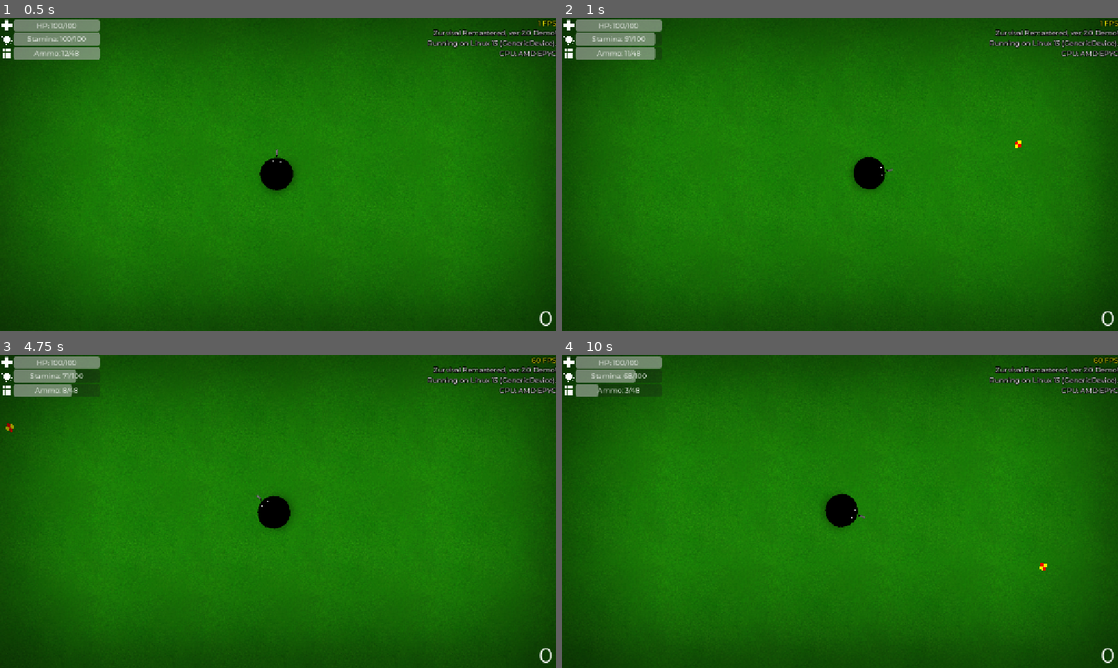
Above: before the commit, frames 1-4 (two rows, left to right).
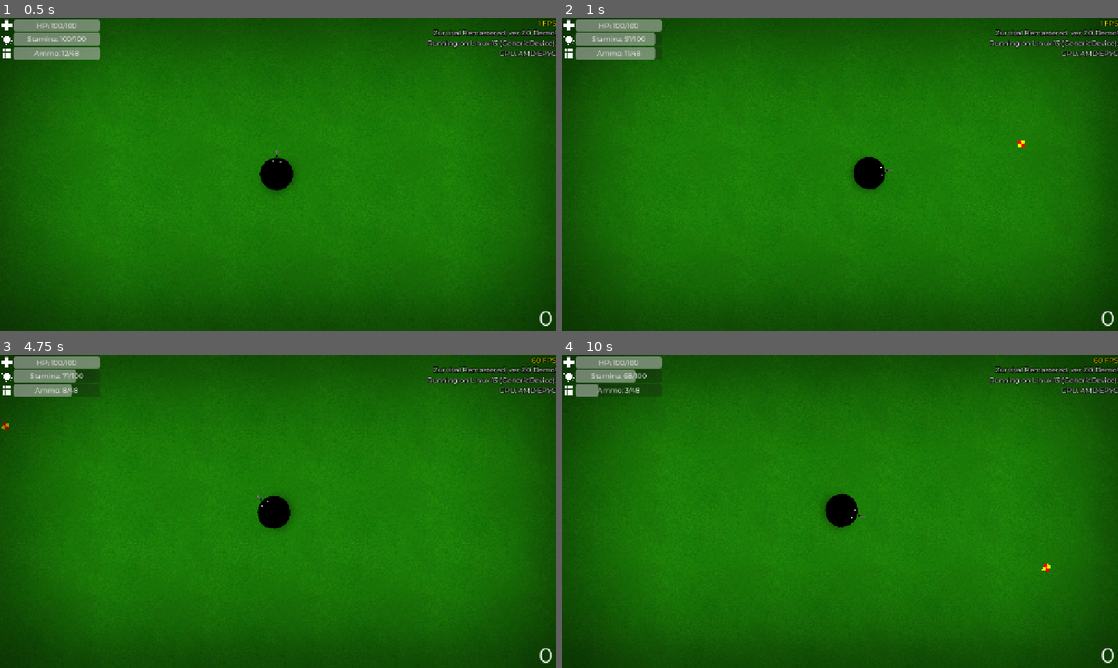
Above: after the commit, the same moments.

Repository: klodskateam/zurvival-remastered
Game: Godot game, scene res://game.tscn
Two runs of this game, one before a commit and one after it. Both use one fixed random seed, a clock stepped at 60 frames per second and the inputs below. This scene is started directly instead of the project's main scene.
Inputs (mouse positions are in pixels of both pictures, inside the frame that each line leads up to):
- Up to frame 1 (0.5 s): no input
- Up to frame 2 (1 s): move the mouse to (962, 158) at 0.52 s; hold D (right) from 0.53 s (still down); hold Shift (run) from 0.53 s (still down); click (962, 158) at 0.67 s
- Up to frame 3 (4.75 s): release D (right) at 1.25 s; release Shift (run) at 1.25 s; drag from (166, 527) to (250, 574) at 1.27 s; move the mouse to (333, 442) at 2.02 s; hold D (right) 2.03-2.75 s; hold Shift (run) 2.03-2.75 s; drag from (250, 574) to (111, 464) at 2.77 s; move the mouse to (444, 558) at 3.52 s; hold A (left) 3.53-4.25 s; hold Shift (run) 3.53-4.25 s; tap Space (reload) at 4.15 s; drag from (111, 464) to (194, 433) at 4.27 s
- Up to frame 4 (10 s): move the mouse to (867, 511) at 5.02 s; hold S (down) 5.03-5.75 s; hold Shift (run) 5.03-5.75 s; click (867, 511) at 5.17 s; drag from (756, 433) to (728, 527) at 5.77 s; move the mouse to (962, 495) at 6.52 s; hold Up (ui_up) 6.53-7.25 s; hold Shift (run) 6.53-7.25 s; tap Enter at 7.25 s; drag from (728, 527) to (812, 574) at 7.27 s; tap Space (reload) at 8 s; move the mouse to (895, 442) at 8.02 s; hold S (down) 8.03-8.75 s; hold Shift (run) 8.03-8.75 s; drag from (812, 574) to (673, 464) at 8.77 s; move the mouse to (1006, 558) at 9.52 s; hold Up (ui_up) from 9.53 s (still down); hold Shift (run) from 9.53 s (still down); click (1006, 558) at 9.67 s

Frame 1 is identical in both runs. In frame 2, less than 0.1% of the frame differs, in the area x 81-84%, y 39-42%; in frame 3, less than 0.1%, in the area x 0-3%, y 21-25%; in frame 4, less than 0.1%.
Error in both runs: Invalid type in function 'set_locale' in base 'TranslationServer'. Cannot convert argument 1 from Nil to String. (res://global.gd:24)

Commit message:
баланс 2

Diff:
--- a/bullet.gd
+++ b/bullet.gd
@@ -1,6 +1,6 @@
 extends RigidBody2D
 
-const SPEED = 1425
+const SPEED = 1450
 const DAMAGE = 100
 
 func _physics_process(delta):
--- a/game.tscn
+++ b/game.tscn
@@ -27,6 +27,7 @@
 region_rect = Rect2(0, 0, 10000, 10000)
 
 [node name="Timer" type="Timer" parent="."]
+wait_time = 1.5
 autostart = true
 script = ExtResource("3_ar85b")
 
--- a/player.gd
+++ b/player.gd
@@ -15,7 +15,7 @@
 
 var VINOSLIVOST = 100
 @export var MAX_VINOSLIVOST = 100
-var SPEED = 325
+var SPEED = 320
 var BULLETS = 12
 var ZAPAS_BULLETS = 48
 var DELAY = 0
